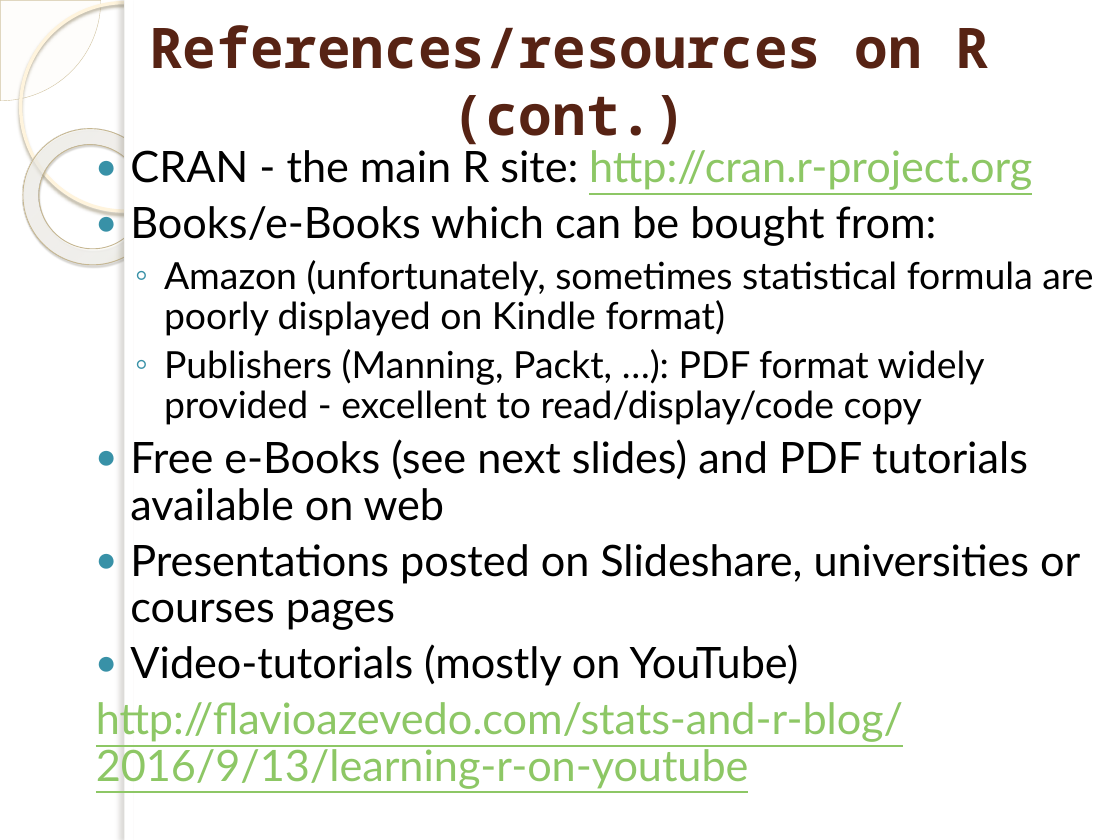
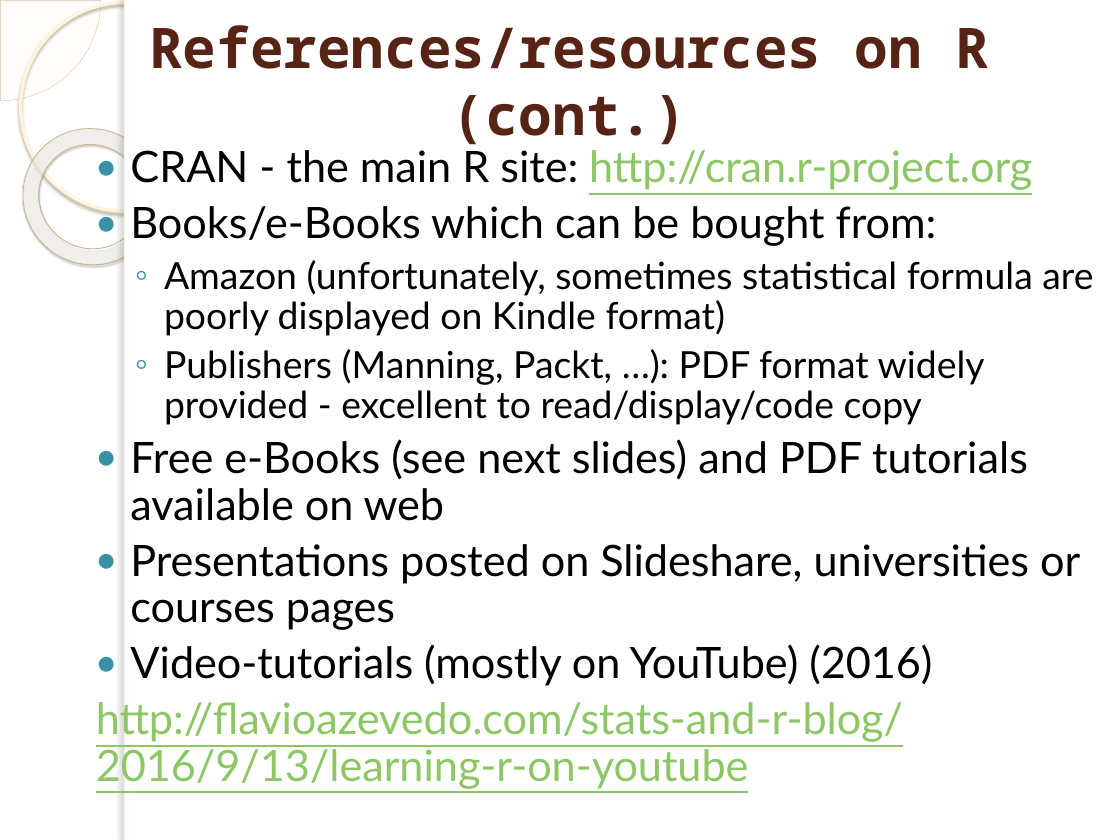
Before and after one commit to marinfotache/Data-Processing-Analysis-Science-with-R, a slide deck: slide 7 of 01 R_Introduction_Data Structures/01a_Introduction_to_R.pptx. Drawn at 1120x840 pixels with LibreOffice and Linux fonts; fonts in the diff are those of the drawing; background and template pictures are left out. Boxes give left, top, right and bottom in pixels: in the first picture for what was removed or moved away, otherwise in the second. Text is boxed around its words. In the diff, an @@ line names an element or a change of style, - is before the commit and + after.

```diff
--- a/01 R_Introduction_Data Structures/01a_Introduction_to_R.pptx
+++ b/01 R_Introduction_Data Structures/01a_Introduction_to_R.pptx
@@ text at (x1=130, y1=644, x2=932, y2=686): text changed @@
-● Video-tutorials (mostly on YouTube)
+● Video-tutorials (mostly on YouTube) (2016)
```
Also in this commit, not shown: 5 other slides changed.
